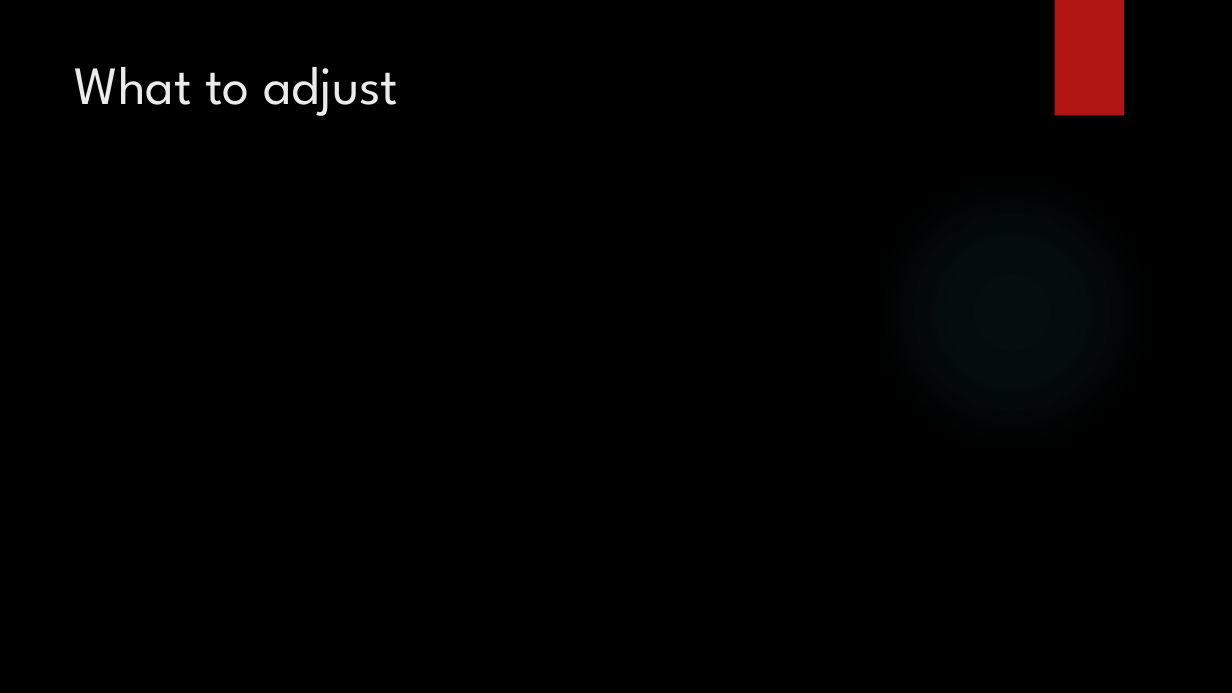
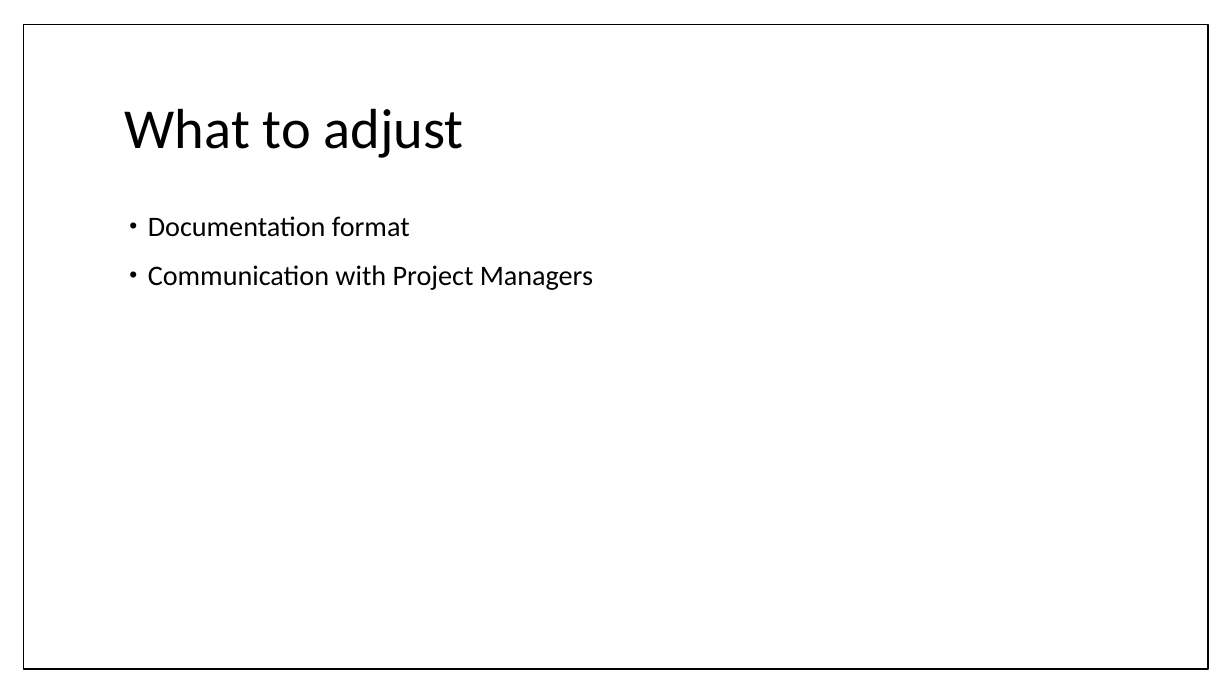
Before and after one commit to umdfeynman/umdfeynman, a slide deck: slide 12 of Work_In_Progress/CS/SPMP_Presentation.pptx (slide 10 before the commit). Drawn at 1232x693 pixels with LibreOffice and Linux fonts; fonts in the diff are those of the drawing; background and template pictures are left out. Boxes give left, top, right and bottom in pixels: in the first picture for what was removed or moved away, otherwise in the second. Text is boxed around its words. In the diff, an @@ line names an element or a change of style, - is before the commit and + after.

```diff
--- a/Work_In_Progress/CS/SPMP_Presentation.pptx
+++ b/Work_In_Progress/CS/SPMP_Presentation.pptx
@@ background picture (left out) to #FFFFFF @@
@@ rectangle added at (23, 25, 1208, 669), fill #FFFFFF, outline #000000 1 pt @@
@@ rectangle removed at (1055, 0, 1124, 116) @@
@@ title "What to adjust": place and size @@
-title "What to adjust" at (75, 67, 398, 116)
+title "What to adjust" at (125, 108, 464, 158)
@@ title "What to adjust" at (125, 108, 464, 158): size 42 to 44 pt, font League Spartan to Calibri, text colour #EBEBEB to #000000; line spacing 1 to 0.9; vertical alignment top to middle @@
@@ ellipse removed at (870, 169, 1154, 454) @@
@@ text added at (148, 216, 593, 290), 22 pt, text #000000 @@
+• Documentation format
+• Communication with Project Managers
```
Also in this commit, not shown: 7 other slides changed, 5 slides added, 6 slides removed.
